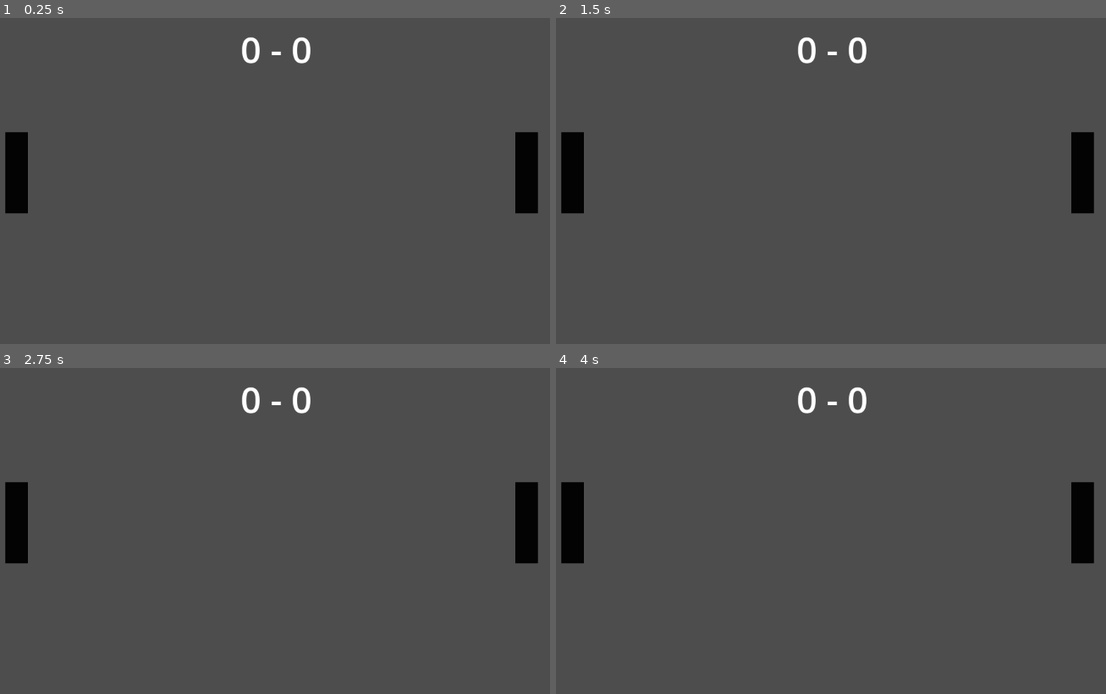
Above: before the commit, frames 1-4 (two rows, left to right).
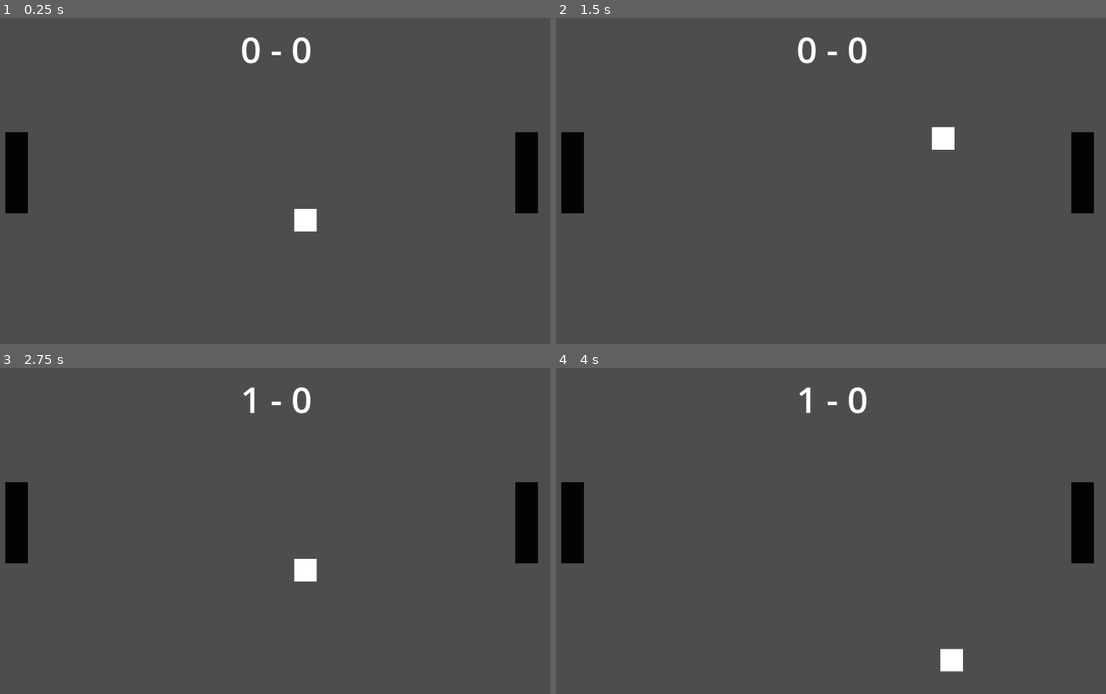
Above: after the commit, the same moments.

Repository: rastasi/pong
Game: Godot game, scene res://scenes/playground/Playground.tscn
Two runs of this game, one before a commit and one after it. Both use one fixed random seed, a clock stepped at 60 frames per second and the inputs below. Before the commit the project starts from res://Playground.tscn.
Inputs:
- Up to frame 1 (0.25 s): no input
- Up to frame 2 (1.5 s): tap Enter (ui_accept) at 0.5, 0.6, 0.77, 1.07, 1.35 s; hold Right (ui_right) from 0.53 s (still down)
- Up to frame 3 (2.75 s): tap Enter (ui_accept) at 1.52, 1.82, 2.1 s; release Right (ui_right) at 2.03 s; hold Left (ui_left) from 2.03 s (still down)
- Up to frame 4 (4 s): tap Enter (ui_accept) at 2.75, 2.85, 3.02, 3.32, 3.6, 3.77 s; release Left (ui_left) at 2.78 s; hold Right (ui_right) from 2.78 s (still down)

The runs differ from the first frame. In frame 1, 0.3% of the frame differs, in the area x 53-58%, y 58-66%; in frame 2, 0.3%; in frame 3, 0.5%, in the area x 44-58%, y 5-66%; in frame 4, 0.5%.

Commit message:
first work

Diff:
--- a/Ball.tscn
+++ /dev/null
@@ -1,15 +0,0 @@
-[gd_scene load_steps=2 format=3 uid="uid://dmsd30hc2ob1w"]
-
-[sub_resource type="RectangleShape2D" id="RectangleShape2D_bdxrg"]
-size = Vector2(40, 40)
-
-[node name="Ball" type="RigidBody2D"]
-gravity_scale = 1.66533e-16
-
-[node name="CollisionShape2D" type="CollisionShape2D" parent="."]
-position = Vector2(20, 20)
-shape = SubResource("RectangleShape2D_bdxrg")
-
-[node name="ColorRect" type="ColorRect" parent="."]
-offset_right = 40.0
-offset_bottom = 40.0
--- a/Rack2et.gd
+++ /dev/null
@@ -1,28 +0,0 @@
-extends CharacterBody2D
-
-
-const SPEED = 300.0
-const JUMP_VELOCITY = -400.0
-
-# Get the gravity from the project settings to be synced with RigidBody nodes.
-var gravity = ProjectSettings.get_setting("physics/2d/default_gravity")
-
-
-func _physics_process(delta):
-	# Add the gravity.
-	if not is_on_floor():
-		velocity.y += gravity * delta
-
-	# Handle jump.
-	if Input.is_action_just_pressed("ui_accept") and is_on_floor():
-		velocity.y = JUMP_VELOCITY
-
-	# Get the input direction and handle the movement/deceleration.
-	# As good practice, you should replace UI actions with custom gameplay actions.
-	var direction = Input.get_axis("ui_left", "ui_right")
-	if direction:
-		velocity.x = direction * SPEED
-	else:
-		velocity.x = move_toward(velocity.x, 0, SPEED)
-
-	move_and_slide()
--- a/Racket.tscn
+++ /dev/null
@@ -1,16 +0,0 @@
-[gd_scene load_steps=2 format=3 uid="uid://ce4mnfokb6pkn"]
-
-[sub_resource type="RectangleShape2D" id="RectangleShape2D_ehve4"]
-size = Vector2(40, 144)
-
-[node name="Racket" type="CharacterBody2D"]
-up_direction = Vector2(2.94434e-12, 1)
-
-[node name="CollisionShape2D" type="CollisionShape2D" parent="."]
-position = Vector2(20, 72)
-shape = SubResource("RectangleShape2D_ehve4")
-
-[node name="ColorRect" type="ColorRect" parent="."]
-offset_right = 40.0
-offset_bottom = 144.0
-color = Color(0.0117647, 0.0117647, 0.0117647, 1)
--- a/project.godot
+++ b/project.godot
@@ -11,7 +11,7 @@
 [application]
 
 config/name="pong"
-run/main_scene="res://Playground.tscn"
+run/main_scene="res://scenes/playground/Playground.tscn"
 config/features=PackedStringArray("4.2", "Forward Plus")
 config/icon="res://icon.svg"
 
--- /dev/null
+++ b/scenes/playground/Playground.gd
@@ -0,0 +1,47 @@
+extends Node2D
+
+var Ball = preload("res://scenes/playground/ball/Ball.tscn")
+
+var left_point = 0
+var right_point = 0
+
+func start():
+	var ball = Ball.instantiate()
+	add_child(ball)
+
+func set_score():
+	get_node("Score").text = "{right} - {left}".format({
+		"left": left_point,
+		"right": right_point
+	})
+
+func new_round(ball):
+	remove_child(ball)
+	set_score()
+	start()
+
+func _ready():
+	start()
+
+func _process(delta):
+	pass
+
+func _on_goal_area_left_body_entered(body):
+	if body.name == "Ball":
+		left_point += 1
+		new_round(body)
+
+func _on_goal_area_right_body_entered(body):
+	if body.name == "Ball":
+		right_point += 1
+		new_round(body)
+
+
+func _on_racket_left_body_entered(body):
+	if body.name == "Ball":
+		body.linear_velocity = body.linear_velocity * -1
+
+
+func _on_racket_right_body_entered(body):
+	if body.name == "Ball":
+		body.linear_velocity = body.linear_velocity * -1
--- a/Playground.tscn
+++ b/scenes/playground/Playground.tscn
@@ -1,7 +1,11 @@
-[gd_scene load_steps=5 format=3 uid="uid://catrpx1vuhvou"]
+[gd_scene load_steps=6 format=3 uid="uid://catrpx1vuhvou"]
 
-[ext_resource type="PackedScene" uid="uid://ce4mnfokb6pkn" path="res://Racket.tscn" id="1_ywul3"]
-[ext_resource type="Script" path="res://Racket.gd" id="2_wrt7t"]
+[ext_resource type="Script" path="res://scenes/playground/Playground.gd" id="1_86x6h"]
+[ext_resource type="PackedScene" uid="uid://ce4mnfokb6pkn" path="res://scenes/playground/racket/Racket.tscn" id="1_ywul3"]
+
+[sub_resource type="PhysicsMaterial" id="PhysicsMaterial_v2vae"]
+friction = 0.0
+bounce = 1.0
 
 [sub_resource type="RectangleShape2D" id="RectangleShape2D_u7af8"]
 size = Vector2(100, 600)
@@ -10,11 +14,15 @@
 font_size = 64
 
 [node name="Playground" type="Node2D"]
+script = ExtResource("1_86x6h")
 
 [node name="Wall" type="StaticBody2D" parent="."]
+disable_mode = 1
+physics_material_override = SubResource("PhysicsMaterial_v2vae")
 
 [node name="CollisionPolygon2D" type="CollisionPolygon2D" parent="Wall"]
-polygon = PackedVector2Array(0, 8, 0, 600, 1200, 600, 1200, 8, 0, 0, 0, 8, 1192, 16, 1192, 16, 1192, 592, 8, 592, 8, 8)
+polygon = PackedVector2Array(0, 8, 0, 600, 1200, 600, 1200, 8, 0, 0, 0, 8, 1192, 16, 1192, 16, 1192, 592, 8, 592, 8, 16)
+one_way_collision_margin = 0.0
 
 [node name="GoalAreaLeft" type="Area2D" parent="."]
 
@@ -30,17 +38,19 @@
 
 [node name="RacketLeft" parent="." instance=ExtResource("1_ywul3")]
 position = Vector2(128, 224)
-script = ExtResource("2_wrt7t")
+collision_layer = 255
+collision_mask = 255
+max_contacts_reported = 1000
+contact_monitor = true
 metadata/UP_KEY = "left_up"
 metadata/DOWN_KEY = "left_down"
 
 [node name="RacketRight" parent="." instance=ExtResource("1_ywul3")]
 position = Vector2(1032, 224)
-script = ExtResource("2_wrt7t")
 metadata/UP_KEY = "right_up"
 metadata/DOWN_KEY = "right_down"
 
-[node name="Label" type="Label" parent="."]
+[node name="Score" type="Label" parent="."]
 offset_left = 544.0
 offset_top = 32.0
 offset_right = 673.0
@@ -49,3 +59,8 @@
 label_settings = SubResource("LabelSettings_ildlg")
 horizontal_alignment = 1
 vertical_alignment = 1
+
+[connection signal="body_entered" from="GoalAreaLeft" to="." method="_on_goal_area_left_body_entered"]
+[connection signal="body_entered" from="GoalAreaRight" to="." method="_on_goal_area_right_body_entered"]
+[connection signal="body_entered" from="RacketLeft" to="." method="_on_racket_left_body_entered"]
+[connection signal="body_entered" from="RacketRight" to="." method="_on_racket_right_body_entered"]
--- /dev/null
+++ b/scenes/playground/ball/Ball.gd
@@ -0,0 +1,20 @@
+extends RigidBody2D
+
+
+const SPEED = 300.00
+
+
+func _ready():
+	randomize()
+
+	global_position = Vector2(640, 360)
+
+	var x_direction = pow(-1, randi() % 2)
+	var y_direction = pow(-1, randi() % 2)
+
+	await get_tree().create_timer(1.0).timeout
+
+	linear_velocity = Vector2(x_direction, y_direction) * SPEED
+
+func _process(delta):
+	pass
--- /dev/null
+++ b/scenes/playground/ball/Ball.tscn
@@ -0,0 +1,27 @@
+[gd_scene load_steps=4 format=3 uid="uid://dmsd30hc2ob1w"]
+
+[ext_resource type="Script" path="res://scenes/playground/ball/Ball.gd" id="1_vsr7q"]
+
+[sub_resource type="PhysicsMaterial" id="PhysicsMaterial_h7mi1"]
+friction = 0.0
+
+[sub_resource type="RectangleShape2D" id="RectangleShape2D_bdxrg"]
+size = Vector2(32, 32)
+
+[node name="Ball" type="RigidBody2D"]
+mass = 0.01
+physics_material_override = SubResource("PhysicsMaterial_h7mi1")
+gravity_scale = 1.66533e-16
+can_sleep = false
+lock_rotation = true
+freeze_mode = 1
+linear_damp_mode = 1
+script = ExtResource("1_vsr7q")
+
+[node name="ColorRect" type="ColorRect" parent="."]
+offset_right = 40.0
+offset_bottom = 40.0
+
+[node name="CollisionShape2D" type="CollisionShape2D" parent="."]
+position = Vector2(20, 20)
+shape = SubResource("RectangleShape2D_bdxrg")
--- a/Racket.gd
+++ b/scenes/playground/racket/Racket.gd
@@ -1,16 +1,14 @@
-extends CharacterBody2D
+extends RigidBody2D
 
 
 const SPEED = 300.0
 
+func _ready():
+	contact_monitor = true
 
 func _physics_process(delta):
-
-
 	if Input.is_action_pressed(get_meta("UP_KEY")):
-		velocity.y = move_toward(velocity.y, -1, SPEED)
 		move_and_collide(Vector2.UP * SPEED * delta)
 
 	if Input.is_action_pressed(get_meta("DOWN_KEY")):
-		velocity.y = move_toward(velocity.y, 1, SPEED)
 		move_and_collide(Vector2.DOWN * SPEED * delta)
--- /dev/null
+++ b/scenes/playground/racket/Racket.tscn
@@ -0,0 +1,25 @@
+[gd_scene load_steps=4 format=3 uid="uid://ce4mnfokb6pkn"]
+
+[ext_resource type="Script" path="res://scenes/playground/racket/Racket.gd" id="1_gclos"]
+
+[sub_resource type="PhysicsMaterial" id="PhysicsMaterial_lq6ot"]
+friction = 0.0
+
+[sub_resource type="RectangleShape2D" id="RectangleShape2D_ehve4"]
+size = Vector2(40, 144)
+
+[node name="Racket" type="RigidBody2D"]
+physics_material_override = SubResource("PhysicsMaterial_lq6ot")
+gravity_scale = 1.66533e-16
+can_sleep = false
+lock_rotation = true
+script = ExtResource("1_gclos")
+
+[node name="CollisionShape2D" type="CollisionShape2D" parent="."]
+position = Vector2(20, 72)
+shape = SubResource("RectangleShape2D_ehve4")
+
+[node name="ColorRect" type="ColorRect" parent="."]
+offset_right = 40.0
+offset_bottom = 144.0
+color = Color(0.0117647, 0.0117647, 0.0117647, 1)
